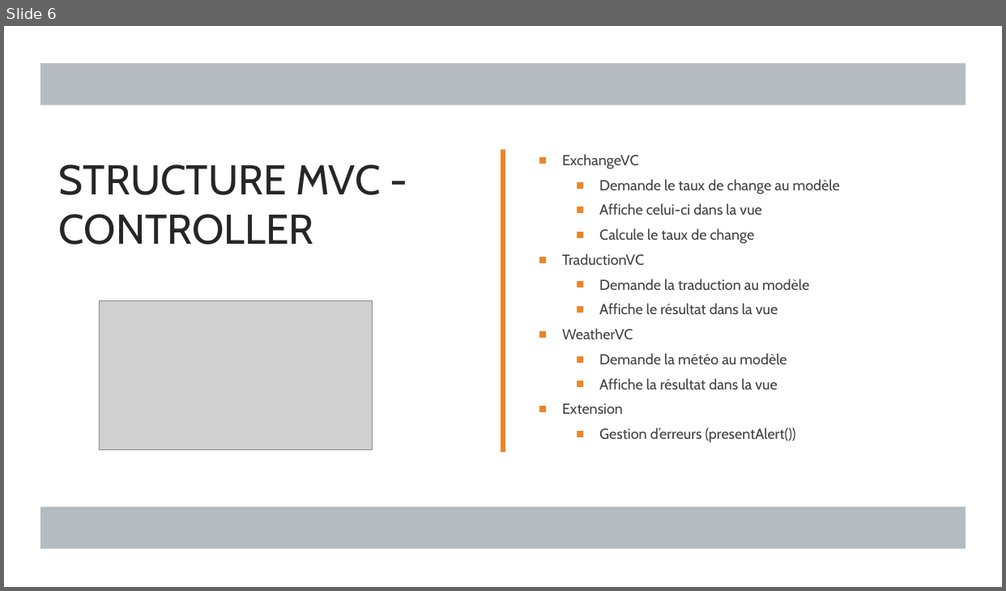
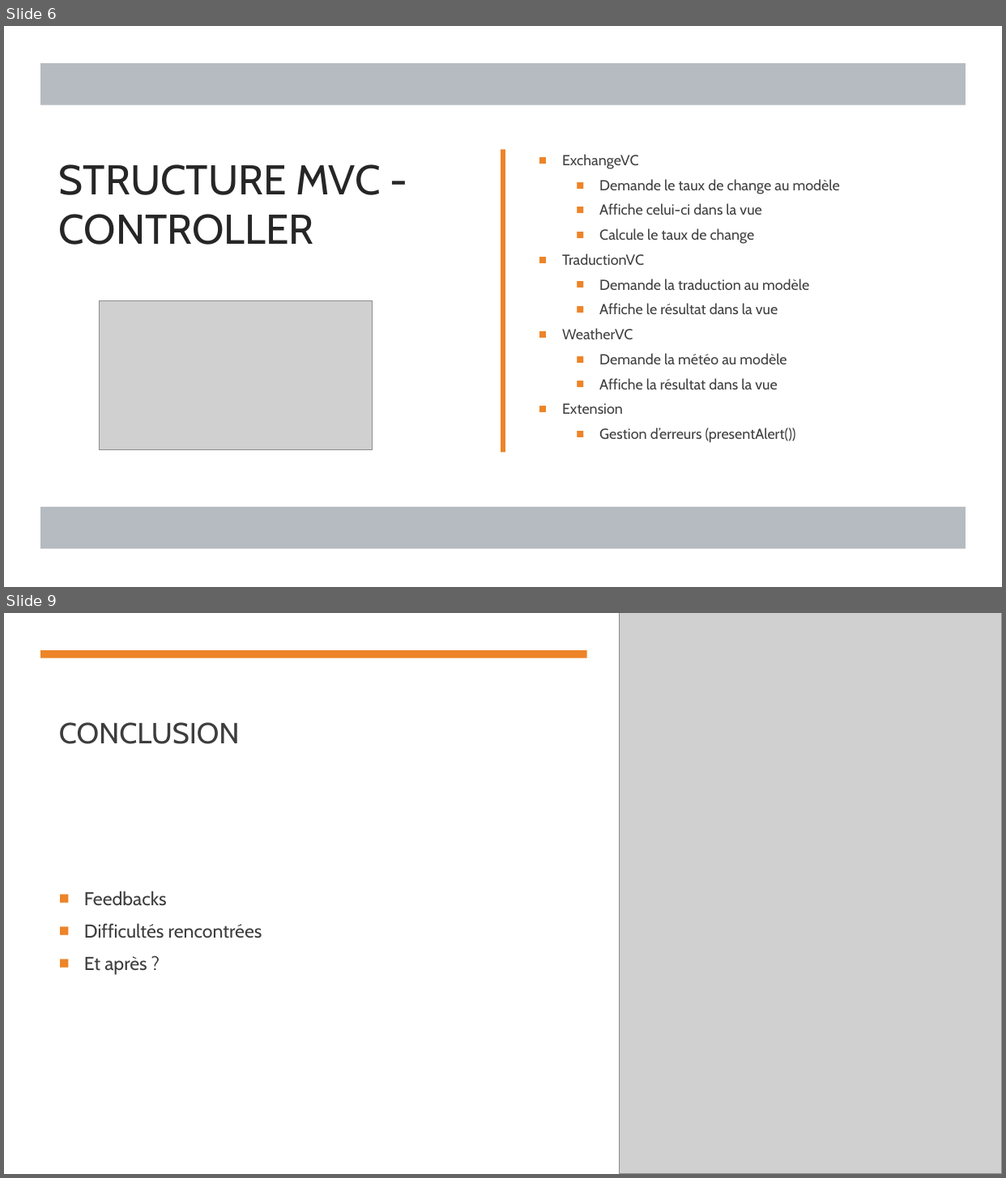
Before and after one commit to MickaeliOS/OpenClassrooms-P9-LeBaluchon, a slide deck: Horn_Mickael_presentation_4_102022.pptx. Shown one above the other, each under a label of ours: slide 6 before the commit, slides 6 and 9 after it; the slides between them are not shown. The pictures are 1006x591 and 1006x1178 pixels, drawn with LibreOffice and Linux fonts; fonts in the diff are those of the drawing; grey boxes stand for pictures. Boxes give left, top, right and bottom in pixels: in the first picture for what was removed or moved away, otherwise in the second. Text is boxed around its words. In the diff, an @@ line names an element or a change of style, - is before the commit and + after.

```diff
--- a/Horn_Mickael_presentation_4_102022.pptx
+++ b/Horn_Mickael_presentation_4_102022.pptx
@@ slide 9 added at [4,613,1002,1174], background #FFFFFF @@
@@ rectangle added at [4,613,1002,1174], fill #FFFFFF @@
@@ picture added at [620,613,1002,1174] @@
@@ rectangle added at [40,650,587,658], fill #ED8428 @@
@@ title added at [59,722,240,744], 28 pt, text #3D3D3D @@
+CONCLUSION
@@ text added at [84,891,262,975], 18 pt, text #3D3D3D @@
+■ Feedbacks
+■ Difficultés rencontrées
+■ Et après ?
```
Also in this commit, not shown: 1 slide changed, 1 other slide added, 5 other files.
